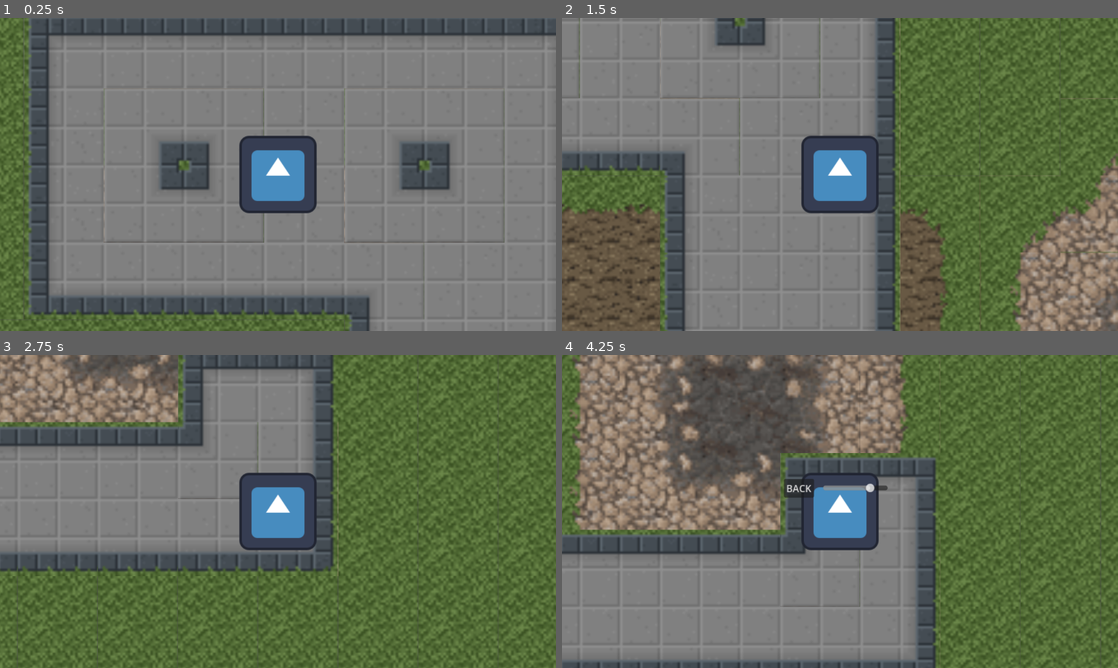
Above: before the commit, frames 1-4 (two rows, left to right).
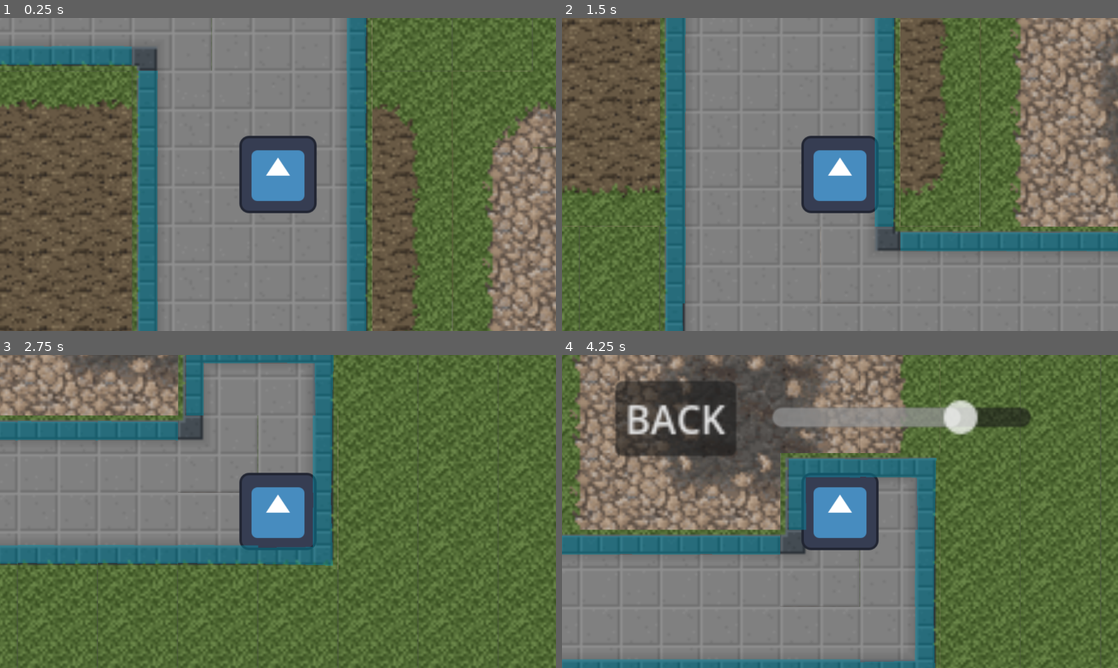
Above: after the commit, the same moments.

Repository: hartmaj2/awesome-game2
Game: Godot game, scene res://scenes/level.tscn
The game is run twice, just before and just after one commit, with the same random seed, the same clock (stepped at 60 frames per second) and the same inputs. The engine's default icon, where the game draws it, is replaced by a stand-in: a white triangle on a blue panel in a dark square. Sound files missing from this copy of the repository are replaced by a short silence.
Inputs (mouse positions are in pixels of both pictures, inside the frame that each line leads up to):
- Up to frame 1 (0.25 s): no input
- Up to frame 2 (1.5 s): tap Enter at 0.5 s; move the mouse to (962, 158) at 0.52 s; hold D (right) 0.53-1.28 s; click (962, 158) at 0.6 s; tap Space at 1.25 s; move the mouse to (728, 190) at 1.27 s; hold S (down) from 1.28 s (still down); click (728, 190) at 1.35 s
- Up to frame 3 (2.75 s): move the mouse to (333, 442) at 2.02 s; release S (down) at 2.03 s; hold D (right) from 2.03 s (still down); click (333, 442) at 2.1 s
- Up to frame 4 (4.25 s): move the mouse to (812, 574) at 2.77 s; release D (right) at 2.78 s; hold W (up) 2.78-3.53 s; click (812, 574) at 2.85 s; move the mouse to (1006, 558) at 3.52 s; hold A (left) from 3.53 s (still down); click (1006, 558) at 3.6 s; tap Escape (settings) at 4.15 s

The runs differ from the first frame. In frame 1, 69% of the frame differs, in the area x 0-100%, y 0-100%; in frame 2, 51%; in frame 3, 26%; in frame 4, 16%.

Commit message:
minor changes

Diff:
--- a/scenes/level.tscn
+++ b/scenes/level.tscn
@@ -93,9 +93,10 @@
 tile_map_data = PackedByteArray("AAABAAEAAQABAAIAAAACAAEAAQABAAIAAAADAAEAAQABAAIAAAAEAAEAAQABAAIAAAAFAAEAAQABAAIAAAAGAA …(10160 unchanged characters)…
 tile_set = SubResource("TileSet_rgocp")
 rendering_quadrant_size = 32
+collision_visibility_mode = 1
 
 [node name="Player" parent="." instance=ExtResource("2_fovg7")]
-position = Vector2(205, -60)
+position = Vector2(293, 43)
 scale = Vector2(0.25, 0.25)
 
 [node name="Camera2D" type="Camera2D" parent="Player"]
@@ -103,3 +104,4 @@
 
 [node name="Settings" parent="Player/Camera2D" instance=ExtResource("4_n2ojd")]
 visible = false
+scale = Vector2(4, 4)
--- a/scripts/game_manager.gd
+++ b/scripts/game_manager.gd
@@ -1,2 +1,5 @@
 extends Control
 var volume = 0
+
+func update_volume(value):
+	volume  = value
--- a/scripts/settings.gd
+++ b/scripts/settings.gd
@@ -1,6 +1,4 @@
 extends Control
-
-var jakub = true
 func _ready() -> void:
 	$HSlider.value = GM.volume
 func _input(event : InputEvent):
@@ -17,4 +15,4 @@
 
 
 func _on_h_slider_value_changed(value: float) -> void:
-	GM.volume = value
+	GM.update_volume(value)
Not shown: 1 places in scenes/game_manager.tscn that only renumber resources
